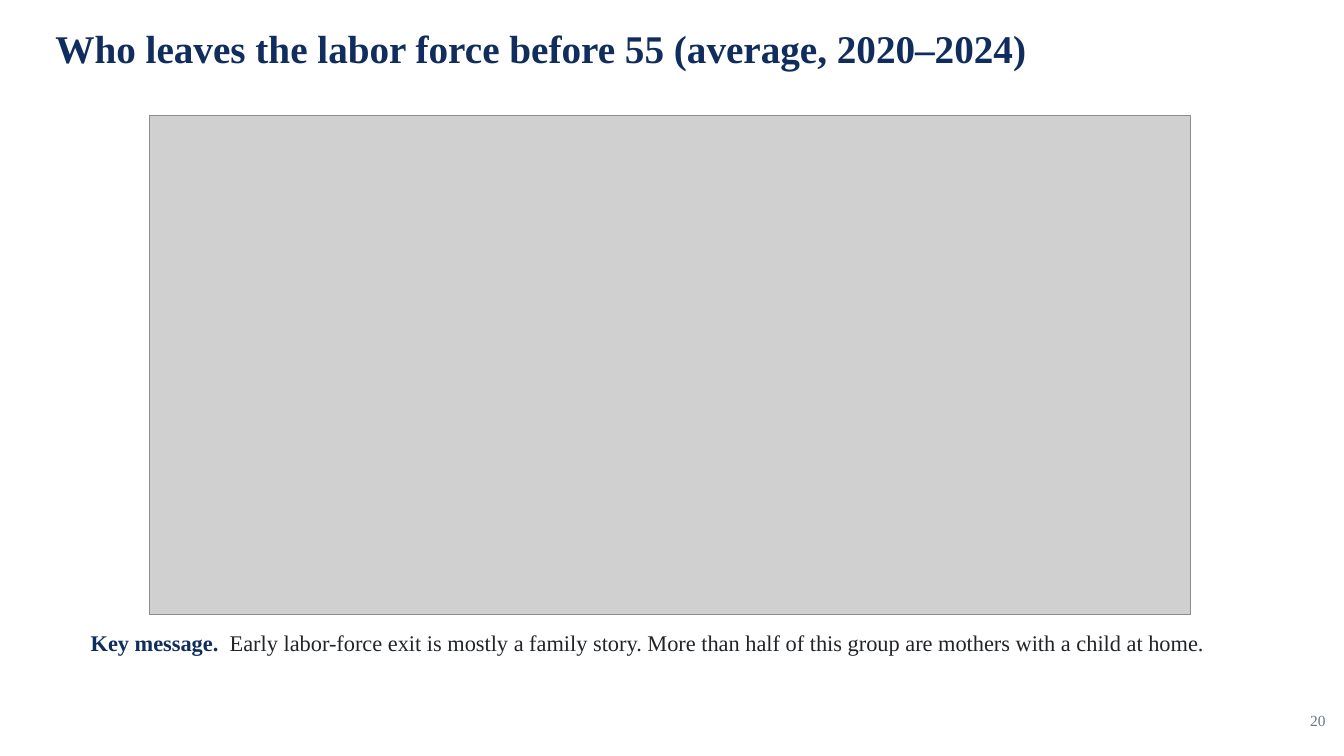
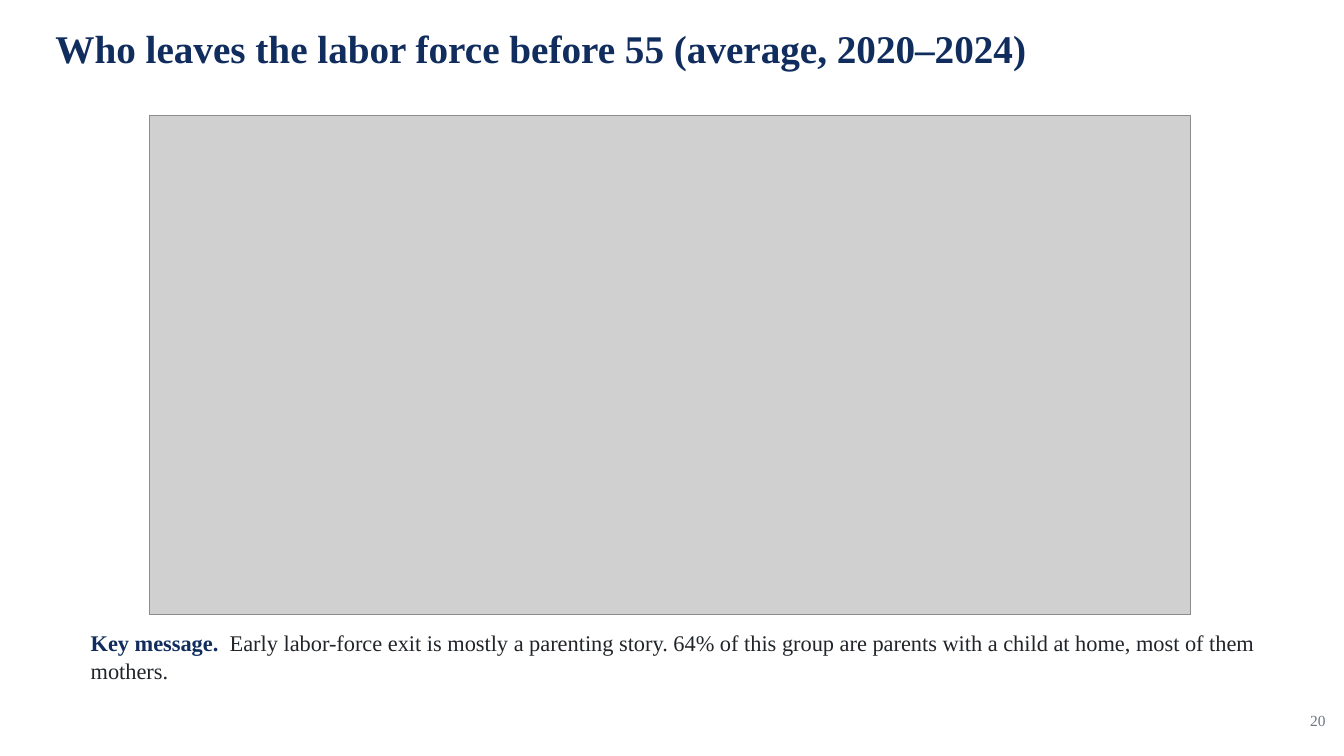
Before and after one commit to jedr1-ship-it/Alternative-Pathways----Quant, a slide deck: slide 20 of report/data_cluster/Proyect_US_cluster.pptx. Drawn at 1344x756 pixels with LibreOffice and Linux fonts; fonts in the diff are those of the drawing; grey boxes stand for pictures. Boxes give left, top, right and bottom in pixels: in the first picture for what was removed or moved away, otherwise in the second. Text is boxed around its words. In the diff, an @@ line names an element or a change of style, - is before the commit and + after.

```diff
--- a/report/data_cluster/Proyect_US_cluster.pptx
+++ b/report/data_cluster/Proyect_US_cluster.pptx
@@ text at (91, 635, 1254, 680): text changed @@
-Key message. Early labor-force exit is mostly a family story. More than half of this group are mothers with a child at home.
+Key message. Early labor-force exit is mostly a parenting story. 64% of this group are parents with a child at home, most of them mothers.
```
Also in this commit, not shown: 8 other files.
